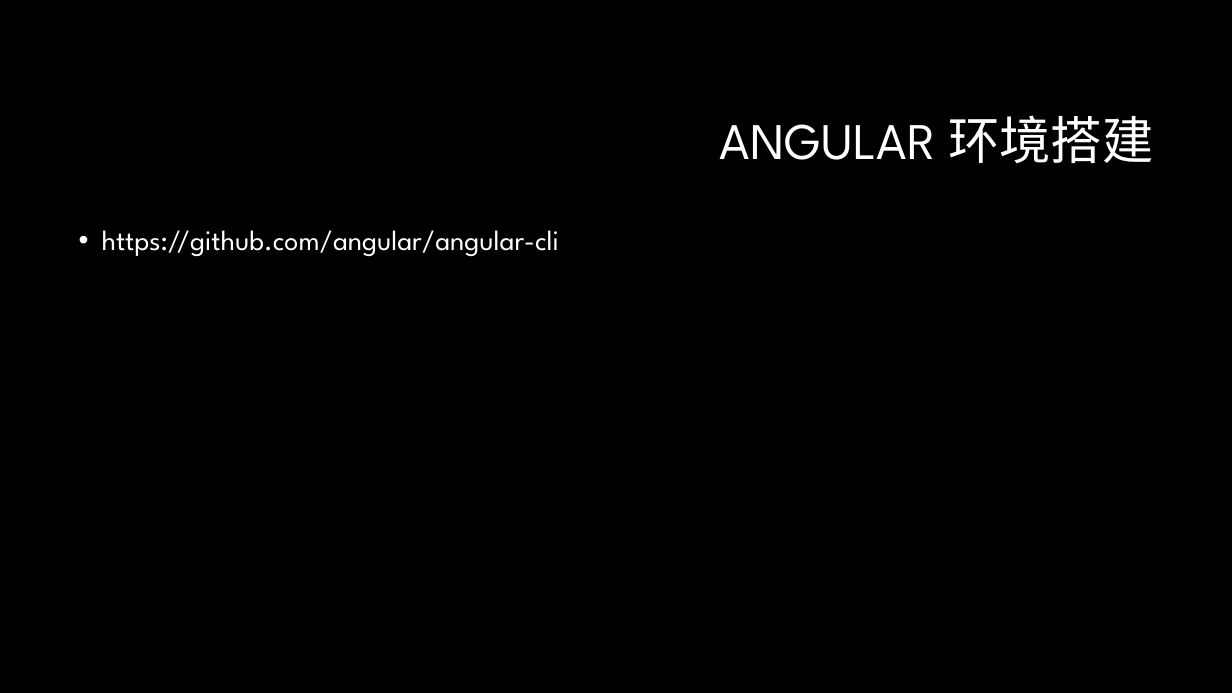
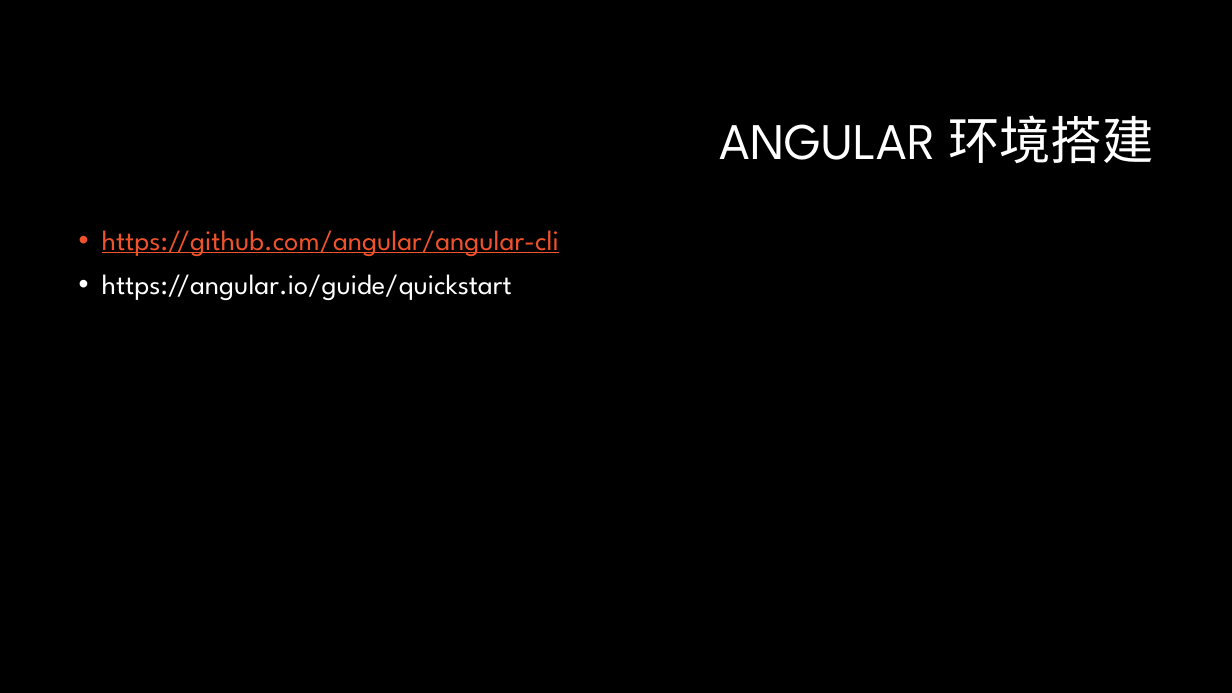
Before and after one commit to lee813/ECVFrontend, a slide deck: slide 55 of 前端课程.pptx. Drawn at 1232x693 pixels with LibreOffice and Linux fonts; fonts in the diff are those of the drawing; background and template pictures are left out. Boxes give left, top, right and bottom in pixels: in the first picture for what was removed or moved away, otherwise in the second. Text is boxed around its words. In the diff, an @@ line names an element or a change of style, - is before the commit and + after.

```diff
--- a/前端课程.pptx
+++ b/前端课程.pptx
@@ text at box(102, 230, 559, 256): text colour #FFFFFF to #F0532B, underline on in "https://github.com/angular/angular-cli" @@
@@ text at box(102, 274, 512, 300): paragraph added @@
+• https://angular.io/guide/quickstart
```
Also in this commit, not shown: 1 other slide changed, 44 other files.
